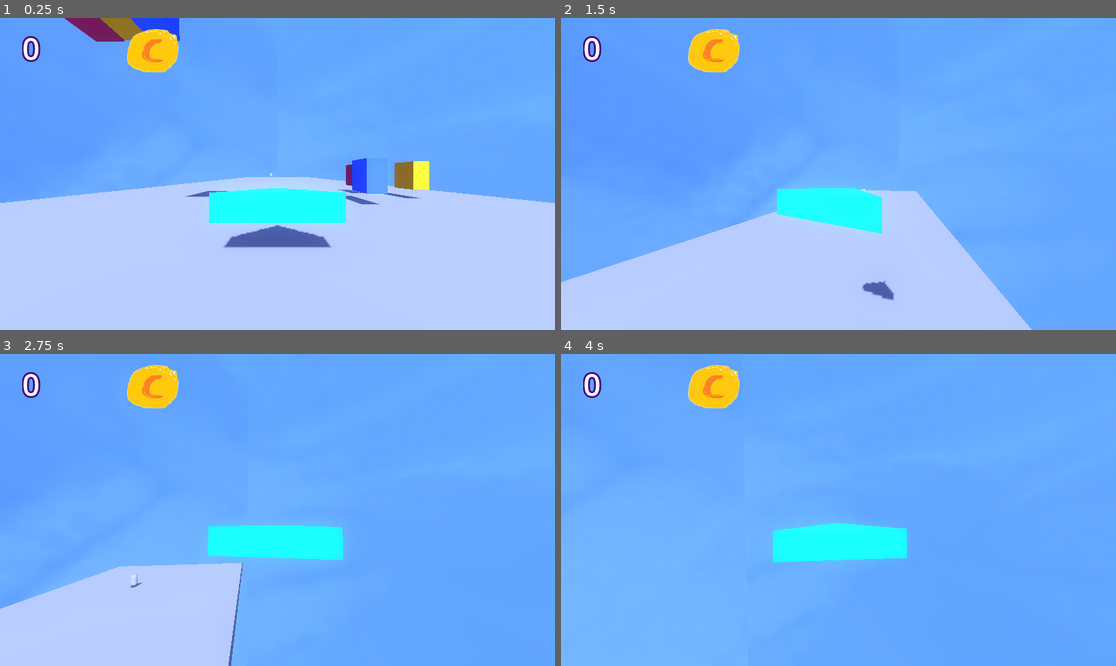
Above: before the commit, frames 1-4 (two rows, left to right).
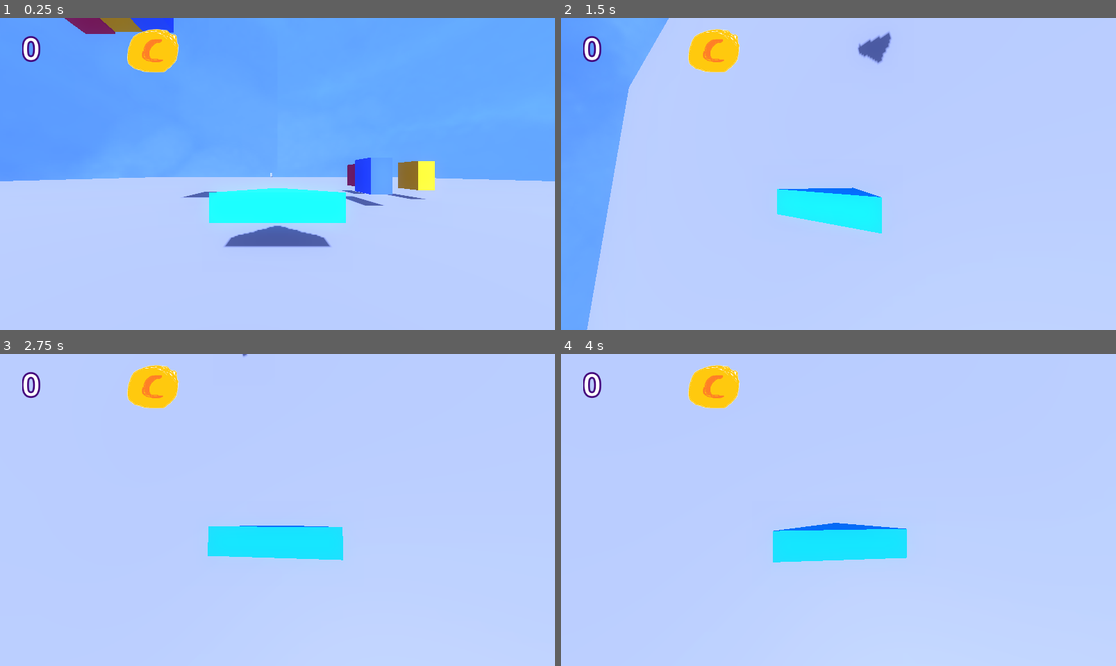
Above: after the commit, the same moments.

Repository: emeryplyler/Carrier
Game: Godot game, scene res://scenes/main.tscn
The game is run twice, just before and just after one commit, with the same random seed, the same clock (stepped at 60 frames per second) and the same inputs.
Inputs (mouse positions are in pixels of both pictures, inside the frame that each line leads up to):
- Up to frame 1 (0.25 s): no input
- Up to frame 2 (1.5 s): move the mouse to (866, 174) at 0.52 s; hold W (forward) from 0.53 s (still down); right-click (866, 174) at 0.6 s; tap Space (jump) at 0.77 s; move the mouse to (810, 174) at 1.27 s; right-click (810, 174) at 1.35 s
- Up to frame 3 (2.75 s): keep holding W (forward); tap Space (jump) at 1.52 s; move the mouse to (288, 503) at 2.02 s; right-click (288, 503) at 2.1 s
- Up to frame 4 (4 s): keep holding W (forward); move the mouse to (832, 516) at 2.77 s; right-click (832, 516) at 2.85 s; tap Space (jump) at 3.02, 3.77 s; move the mouse to (877, 513) at 3.52 s; right-click (877, 513) at 3.6 s

The runs differ from the first frame. In frame 1, 3.8% of the frame differs, in the area x 0-100%, y 0-74%; in frame 2, 65%; in frame 3, 86%; in frame 4, 99%, in the area x 0-100%, y 0-100%.

Commit message:
some crash recovery

Diff:
--- a/scenes/main.tscn
+++ b/scenes/main.tscn
@@ -10,44 +10,44 @@
 [ext_resource type="Script" path="res://scenes/DialogueManager.gd" id="8_6tm21"]
 
 [sub_resource type="BoxMesh" id="BoxMesh_8rmcf"]
-size = Vector3(30, 2, 120)
+size = Vector3(120, 2, 120)
 
 [sub_resource type="BoxShape3D" id="BoxShape3D_5rxsu"]
-size = Vector3(30, 2, 120)
+size = Vector3(120, 2, 120)
 
-[sub_resource type="StandardMaterial3D" id="StandardMaterial3D_681op"]
+[sub_resource type="StandardMaterial3D" id="StandardMaterial3D_8ulea"]
 resource_local_to_scene = true
 albedo_color = Color(0.8, 0.121569, 0.301961, 1)
 
-[sub_resource type="StandardMaterial3D" id="StandardMaterial3D_1voc3"]
+[sub_resource type="StandardMaterial3D" id="StandardMaterial3D_v5xmn"]
 resource_local_to_scene = true
 albedo_color = Color(1, 0.682353, 0, 1)
 
-[sub_resource type="StandardMaterial3D" id="StandardMaterial3D_rcoum"]
+[sub_resource type="StandardMaterial3D" id="StandardMaterial3D_s75nf"]
 resource_local_to_scene = true
 albedo_color = Color(0.243137, 0.384314, 0.901961, 1)
 
-[sub_resource type="StandardMaterial3D" id="StandardMaterial3D_inaf7"]
+[sub_resource type="StandardMaterial3D" id="StandardMaterial3D_iyr8p"]
 resource_local_to_scene = true
 albedo_color = Color(0.8, 0.121569, 0.301961, 1)
 
-[sub_resource type="StandardMaterial3D" id="StandardMaterial3D_7anpb"]
+[sub_resource type="StandardMaterial3D" id="StandardMaterial3D_rk0u5"]
 resource_local_to_scene = true
 albedo_color = Color(1, 0.682353, 0, 1)
 
-[sub_resource type="StandardMaterial3D" id="StandardMaterial3D_gcv33"]
+[sub_resource type="StandardMaterial3D" id="StandardMaterial3D_xff8n"]
 resource_local_to_scene = true
 albedo_color = Color(0.243137, 0.384314, 0.901961, 1)
 
-[sub_resource type="StandardMaterial3D" id="StandardMaterial3D_f13i8"]
+[sub_resource type="StandardMaterial3D" id="StandardMaterial3D_a74rr"]
 resource_local_to_scene = true
 albedo_color = Color(0.8, 0.121569, 0.301961, 1)
 
-[sub_resource type="StandardMaterial3D" id="StandardMaterial3D_qhf25"]
+[sub_resource type="StandardMaterial3D" id="StandardMaterial3D_v60ii"]
 resource_local_to_scene = true
 albedo_color = Color(1, 0.682353, 0, 1)
 
-[sub_resource type="StandardMaterial3D" id="StandardMaterial3D_xgrix"]
+[sub_resource type="StandardMaterial3D" id="StandardMaterial3D_p24va"]
 resource_local_to_scene = true
 albedo_color = Color(0.243137, 0.384314, 0.901961, 1)
 
--- a/scripts/player.gd
+++ b/scripts/player.gd
@@ -5,10 +5,12 @@
 @onready var cam_arm = $CamTarget/CamArm
 
 @export var SPEED = 5.0
-@export var rotate_speed = 0.5
+@export var rotate_speed = 0.25
 const JUMP_VELOCITY = 4.5
 const MAX_UP_VELOCITY = 8
 var onGround: bool = false # used to detect landing
+var braking = 2 # speed multiplier
+const brake_delta_mult = 30 # rate of change multiplier for acceleration
 
 @onready var object_hold_position = $ObjectHoldPosition
 var objects_in_range = []
@@ -26,7 +28,6 @@
 func _unhandled_input(event):
 	if event is InputEventMouseMotion:
 		if is_on_floor():
-#			camera_target.rotation.y = 0 # NOTE: FIX THIS
 			rotate_y(-event.relative.x * 0.005) # rotate cam side to side
 			character_body.rotate_y(event.relative.x * 0.005) # keep character from spinning
 			camera_target.rotate_x(-event.relative.y * 0.005) # rotate cam up and down
@@ -89,20 +90,27 @@
 	else:
 		character_body.rotation.y = 0 # face forward in the air
 		# calculate braking
-			# check Brake control
-		var braking = 2
 		if Input.is_action_pressed("backward"):
-			braking = 1
-
+#			braking = 1 # brake
+			braking = move_toward(braking, 1, 0.5 * brake_delta_mult * delta) # brake
+		elif Input.is_action_pressed("forward"):
+			rotation.x = move_toward(rotation.x, -PI/2, 2 * delta) # use basis instead?
+#			braking = 8 # dive
+			braking = move_toward(braking, 8, 2 * brake_delta_mult * delta) # brake
+		else:
+			rotation.x = move_toward(rotation.x, 0, 2 * delta)
+#			braking = 2 # base speed multiplier
+			braking = move_toward(braking, 2, brake_delta_mult * delta) # brake
 		# always move forward
 		var direction = (transform.basis * Vector3(0, 0, -1)).normalized()
 		# lerps towards speed, or towards half-speed if Brake is held down
 		# the 15 is just to speed up the rate of change
-		velocity.x = move_toward(velocity.x, direction.x * SPEED * (0.5 * braking), 15 * delta)
-		velocity.z = move_toward(velocity.z, direction.z * SPEED * (0.5 * braking), 15 * delta)
+		velocity.x = direction.x * SPEED * (0.5 * braking)
+		velocity.z = direction.z * SPEED * (0.5 * braking)
 		# rotate for turning
 		rotate_y(-input_dir.x * rotate_speed)
 
+	transform = transform.orthonormalized() # prevent deformation
 	move_and_slide()
 
 func landing():
@@ -112,7 +120,14 @@
 	rotation.y = new_rotation_vec.y # rotate character to where camera was facing
 	character_body.rotate_y(old_rotation - rotation.y) # make it so char body doesn't spin
 	camera_target.rotation.y = 0 # reset cam target y rotation for next takeoff
+	rotation.x = 0 # reset this in case you just crashed
+	camera_target.rotation.x = cam_arm.global_transform.basis.get_euler().x
+	cam_arm.rotation.x = 0
 
+func tip(angle : float):
+	# tilt player forward during dive or reverse after dive
+
+	pass
 
 func _on_item_detection_body_entered(body):
 	if body != self:
Not shown: 1 places in scenes/main.tscn that only renumber resources
